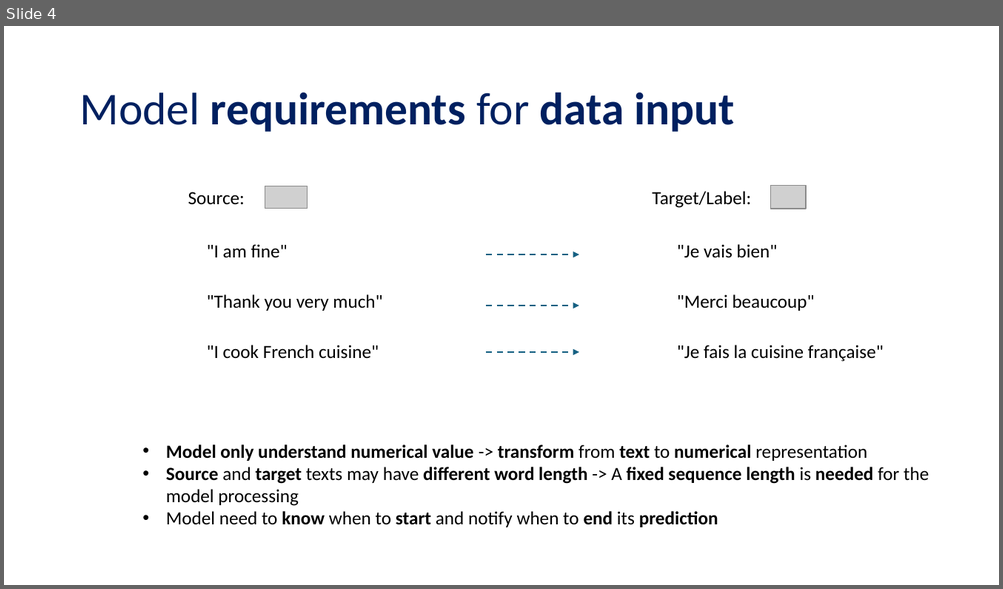
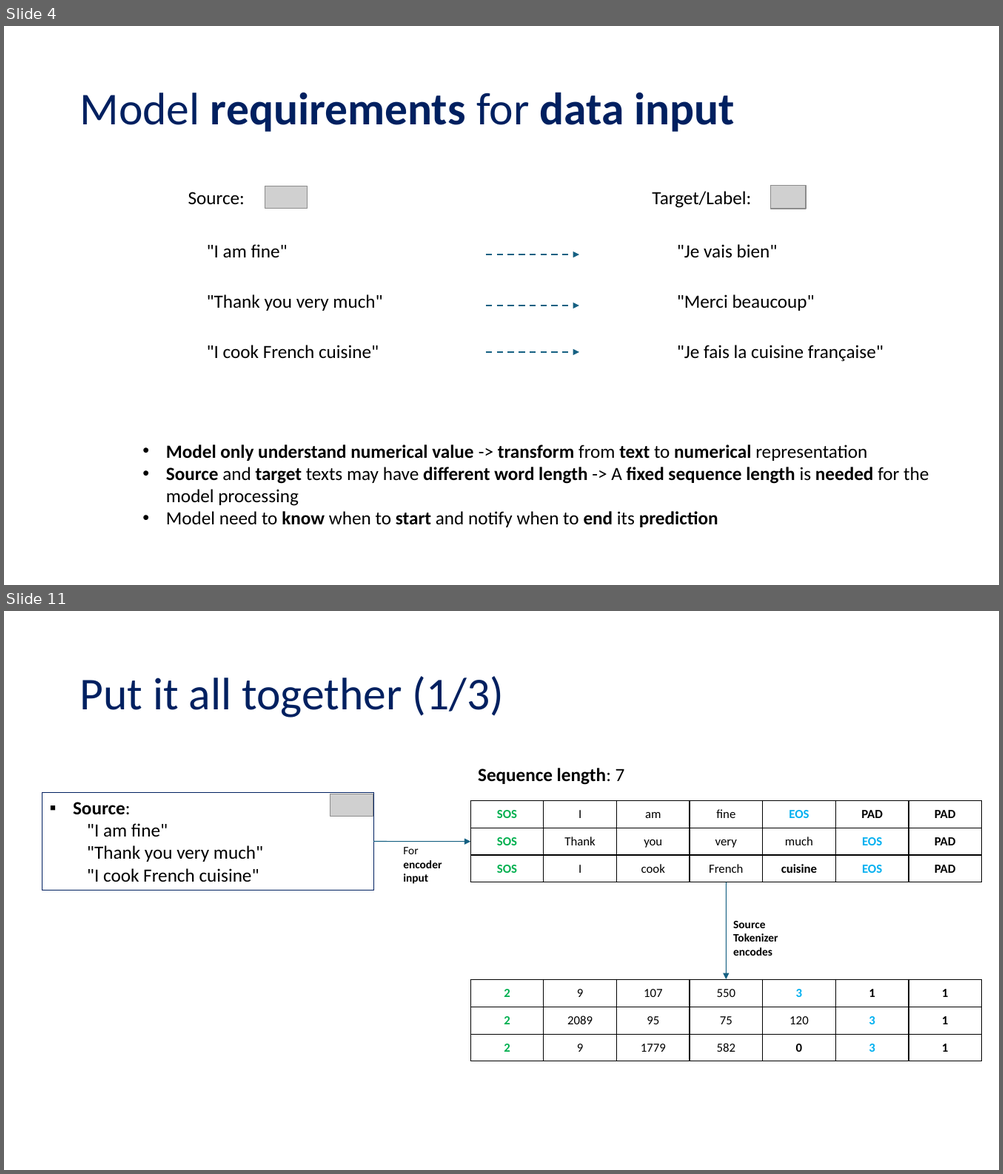
Before and after one commit to tanquangduong/transformer-pt, a slide deck: presentation/Introduction to Transformer.pptx. Shown one above the other, each under a label of ours: slide 4 before the commit, slides 4 and 11 after it; the slides between them are not shown. The pictures are 1003x589 and 1003x1174 pixels, drawn with LibreOffice and Linux fonts; fonts in the diff are those of the drawing; grey boxes stand for pictures. Boxes give left, top, right and bottom in pixels: in the first picture for what was removed or moved away, otherwise in the second. Text is boxed around its words. In the diff, an @@ line names an element or a change of style, - is before the commit and + after.

```diff
--- a/presentation/Introduction to Transformer.pptx
+++ b/presentation/Introduction to Transformer.pptx
@@ slide 11 added at (x1=4, y1=611, x2=999, y2=1170), background #FFFFFF @@
@@ title added at (x1=79, y1=676, x2=504, y2=718), 44 pt, text #002060 @@
+Put it all together (1/3)
@@ text added at (x1=478, y1=768, x2=625, y2=785), 18 pt, text #000000, bold @@
+Sequence length: 7
@@ rectangle added at (x1=42, y1=792, x2=373, y2=890), outline #002060 0.75 pt, 18 pt, text #000000 @@
+▪ Source:
+  "I am fine"
+  "Thank you very much"
+  "I cook French cuisine"
@@ picture added at (x1=331, y1=794, x2=373, y2=816) @@
@@ table added at (x1=470, y1=800, x2=982, y2=882), 3 rows, 7 columns @@
+SOS | I | am | fine | EOS | PAD | PAD
+SOS | Thank | you | very | much | EOS | PAD
+SOS | I | cook | French | cuisine | EOS | PAD
@@ arrow added from (373, 842) to (470, 842), #156082 0.75 pt @@
@@ text added at (x1=403, y1=847, x2=441, y2=884), 11 pt, text #000000, bold @@
+For encoder input
@@ arrow added from (726, 883) to (726, 980), #156082 0.75 pt @@
@@ text added at (x1=733, y1=921, x2=778, y2=956), 11 pt, text #000000, bold @@
+Source Tokenizer
+encodes
@@ table added at (x1=470, y1=980, x2=982, y2=1062), 3 rows, 7 columns @@
+2 | 9 | 107 | 550 | 3 | 1 | 1
+2 | 2089 | 95 | 75 | 120 | 3 | 1
+2 | 9 | 1779 | 582 | 0 | 3 | 1
```
Also in this commit, not shown: 4 slides changed, 15 other slides added, 3 slides removed, 1 other file.
